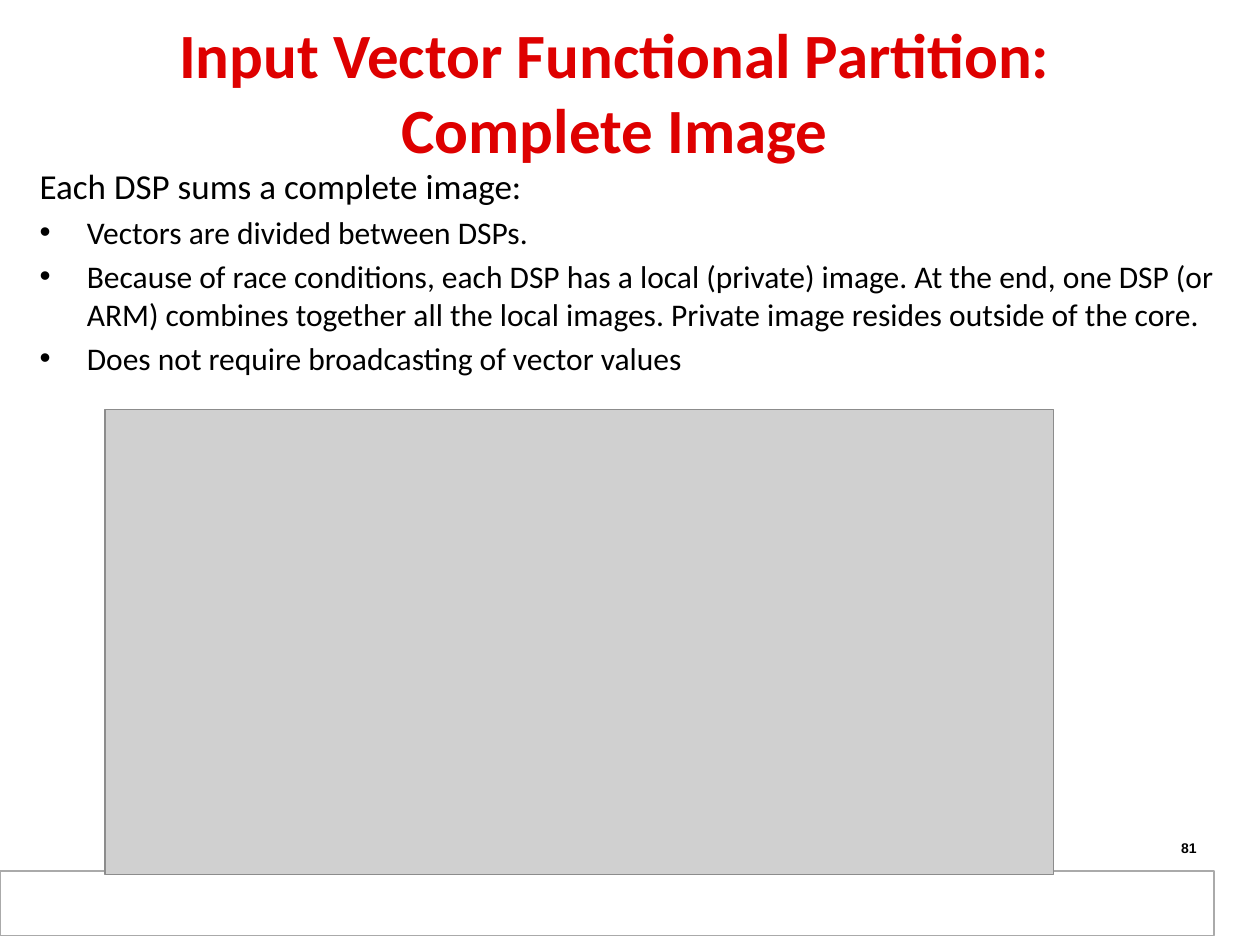
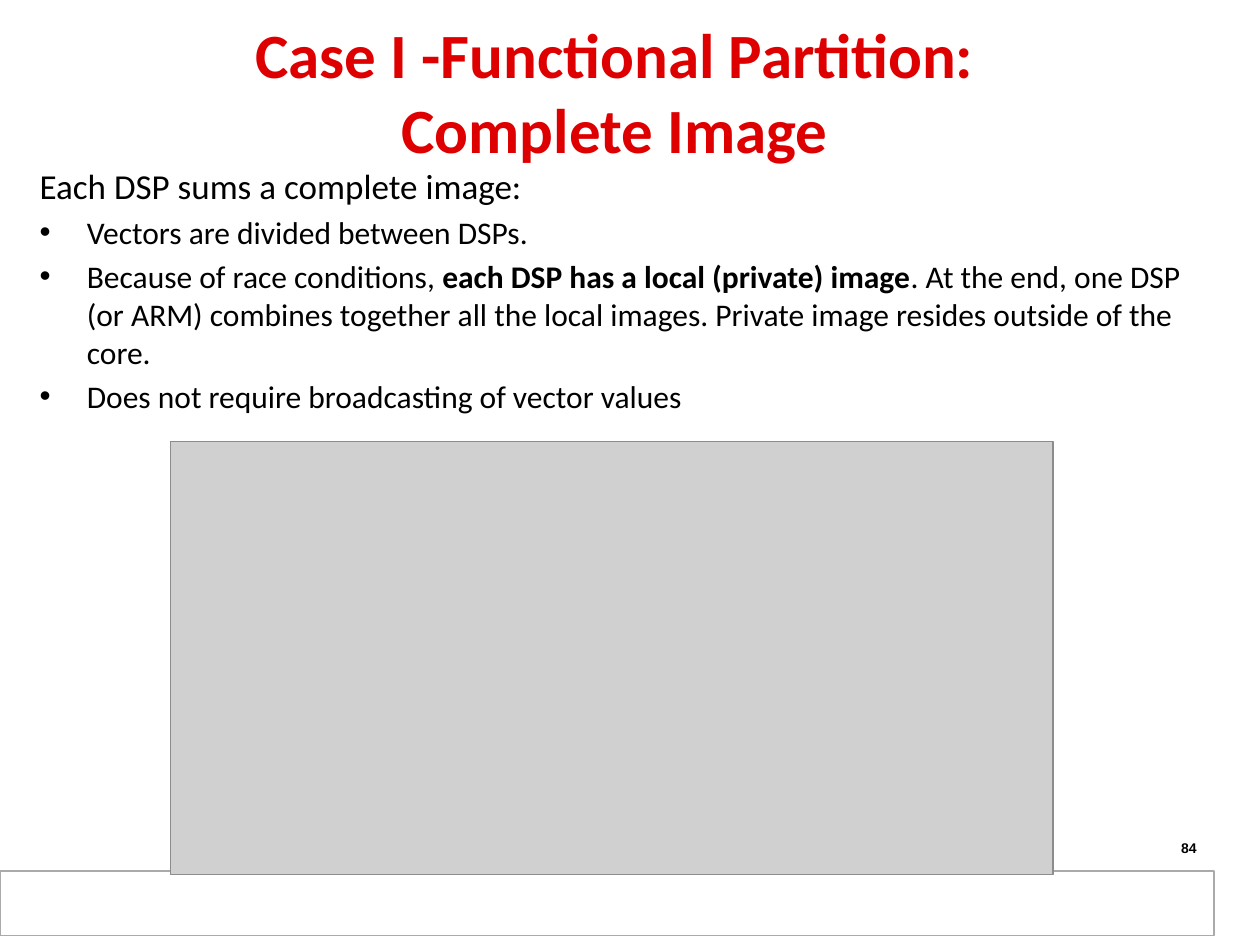
Before and after one commit to hari1989/keystone-workshop, a slide deck: slide 84 of slides/KeyStone Multicore Design.pptx (slide 81 before the commit). Drawn at 1260x945 pixels with LibreOffice and Linux fonts; fonts in the diff are those of the drawing; grey boxes stand for pictures; background and template pictures are left out. Boxes give left, top, right and bottom in pixels: in the first picture for what was removed or moved away, otherwise in the second. Text is boxed around its words. In the diff, an @@ line names an element or a change of style, - is before the commit and + after.

```diff
--- a/slides/KeyStone Multicore Design.pptx
+++ b/slides/KeyStone Multicore Design.pptx
@@ title at bbox=[255, 33, 973, 164]: text changed @@
-Input Vector Functional Partition:
-Complete Image
+Case I -Functional Partition:
+Complete Image
@@ text at bbox=[87, 265, 1180, 365]: bold on in "each DSP has a local (private) image." @@
@@ picture: place and size @@
-picture at bbox=[105, 410, 1053, 874]
+picture at bbox=[170, 441, 1053, 874]
@@ page number at bbox=[1181, 843, 1197, 853]: text changed @@
-81
+84
```
Also in this commit, not shown: 10 other slides changed, 5 slides added, 1 slide removed.
